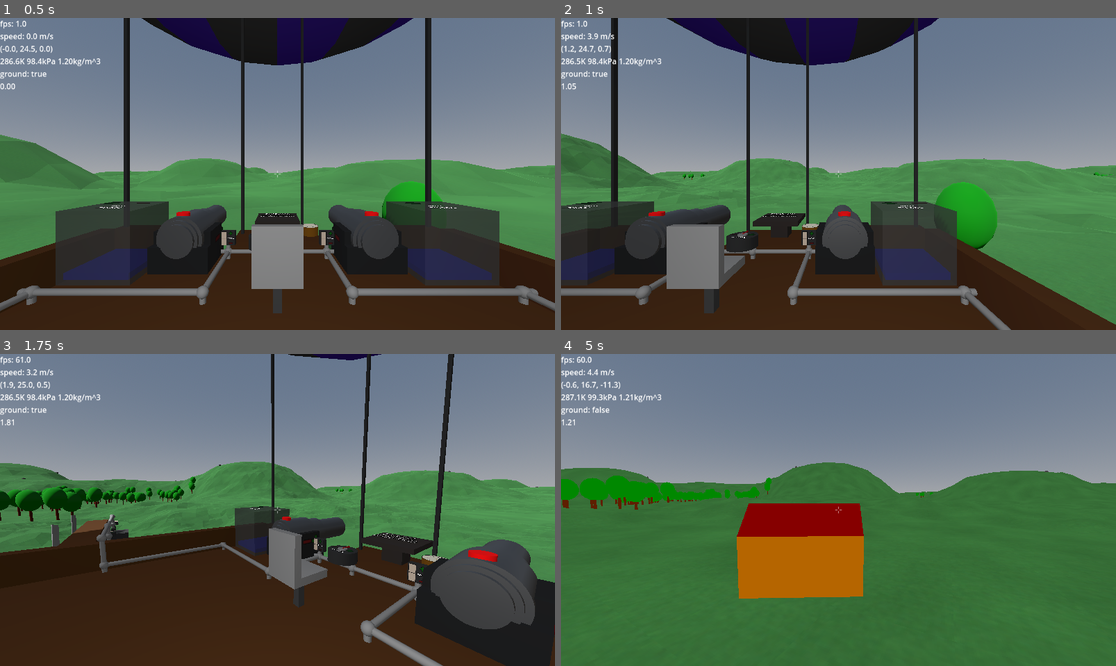
Above: before the commit, frames 1-4 (two rows, left to right).
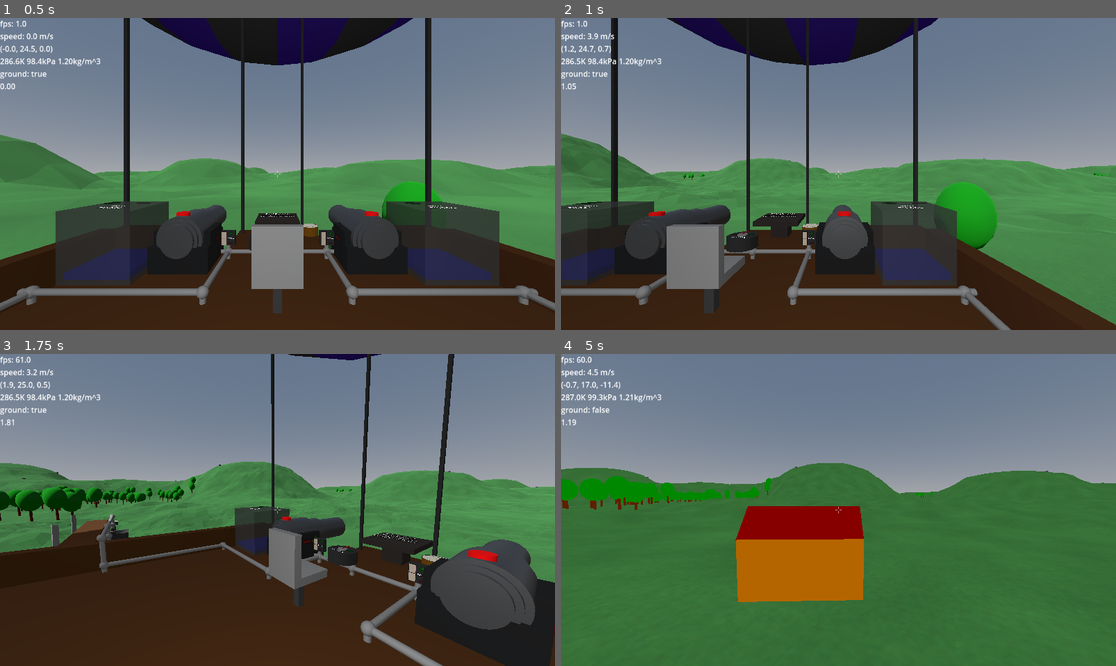
Above: after the commit, the same moments.

Repository: jmdejong/airships
Game: Godot game, scene res://scenes/world.tscn
Same seed, same stepped clock (60 frames per second), same inputs: the game is played once before the commit and once after it.
Inputs (mouse positions are in pixels of both pictures, inside the frame that each line leads up to):
- Up to frame 1 (0.5 s): no input
- Up to frame 2 (1 s): move the mouse to (960, 158) at 0.52 s; hold D (right) from 0.53 s (still down); click (960, 158) at 0.6 s
- Up to frame 3 (1.75 s): move the mouse to (249, 510) at 1.27 s; release D (right) at 1.28 s; hold W (forwards) from 1.28 s (still down); tap Mouse wheel down (rotate_left) at 1.35 s; click (249, 510) at 1.42 s
- Up to frame 4 (5 s): keep holding W (forwards); move the mouse to (849, 503) at 2.02 s; tap one key every 0.75 s from 2.1 s: Mouse wheel up (rotate_right) Shift (sprint) P (switch_render) B (toggle_build); click (849, 503) at 2.17 s; move the mouse to (832, 516) at 2.77 s; click (832, 516) at 2.92 s; move the mouse to (877, 513) at 3.52 s; click (877, 513) at 3.67 s; move the mouse to (794, 506) at 4.27 s; click (794, 506) at 4.42 s

Frame 1 is identical in both runs. In frame 2, 0.1% of the frame differs, in the area x 0-100%, y 0-99%; in frame 3, less than 0.1%; in frame 4, 0.9%, in the area x 0-99%, y 4-80%.

Commit message:
building uses meshes and collisionshapes of component itself instead of separate preview

Diff:
--- a/code/build.gd
+++ b/code/build.gd
@@ -16,7 +16,7 @@
 	if component == null:
 		preview = null
 	else:
-		preview = component.preview.instantiate()
+		preview = component.factory.call().preview()
 		%BuildPreview.add_child(preview)
 
 func place_preview() -> void:
@@ -32,9 +32,7 @@
 			return
 		var area: AABB = rotation_transform * build_component.area
 		var center_offset: Vector3 = n * area.size / 2.0
-		# I don't understand why tf the Y axis should have a negative corretion
-		# todo: understand this
-		component_position = (p + Vector3(0.5, -0.5, 0.5) * Global.block_size + center_offset - area.get_center()).snappedf(Global.block_size)
+		component_position = (p + center_offset - area.get_center()).snappedf(Global.block_size)
 		%BuildPreview.global_position = collider.to_global(component_position)
 		preview.valid = !preview.has_overlapping_bodies()
 	else:
--- a/code/component_blueprint.gd
+++ b/code/component_blueprint.gd
@@ -2,12 +2,10 @@
 extends RefCounted
 
 var factory: Callable
-var preview: PackedScene
 var area: AABB
 
-func _init(factory: Callable, preview: PackedScene, area: AABB):
+func _init(factory: Callable, area: AABB):
 	self.factory = factory
-	self.preview = preview
 	self.area = area
 
 func create() -> Component:
@@ -17,13 +15,11 @@
 
 static var WoodBlock: ComponentBlueprint = ComponentBlueprint.new(
 	(func() -> Component: var node: Component = preload("res://scenes/components/wood_panel.tscn").instantiate();node.size = Vector3.ONE * Global.block_size;return node),
-	preload("res://scenes/previews/woodblock.tscn"),
-	AABB(-Global.block_center, Vector3.ONE*Global.block_size),
+	AABB(Vector3.ZERO, Vector3.ONE*Global.block_size),
 )
 static var EngineHor: ComponentBlueprint = ComponentBlueprint.new(
 	func(): return preload("res://scenes/components/engine.tscn").instantiate(),
-	preload("res://scenes/previews/engine.tscn"),
-	AABB(-Vector3.ONE*Global.block_size, Vector3(1.5, 1.0, 1.0))
+	AABB(Vector3.ZERO, Vector3(1.5, 1.0, 1.0))
 )
 
 static var components: Dictionary[ComponentType, ComponentBlueprint] = {
--- a/code/components/base_component.gd
+++ b/code/components/base_component.gd
@@ -48,3 +48,33 @@
 	var connected: Array[Component] = []
 	connected.assign($Connection.get_overlapping_areas().map(func(area): return area.get_parent()))
 	return connected
+
+func preview() -> Preview:
+	var node: Preview = preload("res://scenes/preview.tscn").instantiate()
+	var meshes: Array[MeshInstance3D] = []
+	var collisions: Array[CollisionShape3D] = []
+	calculate_child_shapes(self, Transform3D.IDENTITY, meshes, collisions)
+	for mesh: MeshInstance3D in meshes:
+		mesh.add_to_group("visual")
+		node.add_child(mesh)
+	for shape: CollisionShape3D in collisions:
+		node.add_child(shape)
+	return node
+
+func calculate_child_shapes(node: Node3D, tf: Transform3D, meshes: Array[MeshInstance3D], collisions: Array[CollisionShape3D]):
+	if !node.visible or node is CollisionObject3D and node != self:
+		return
+	if node is MeshInstance3D:
+		var mesh: MeshInstance3D = MeshInstance3D.new()
+		mesh.transform = tf
+		mesh.mesh = node.mesh.duplicate()
+		meshes.append(mesh)
+	if node is CollisionShape3D:
+		var shape: CollisionShape3D = CollisionShape3D.new()
+		shape.transform = tf
+		shape.scale *= 0.99
+		shape.shape = node.shape.duplicate()
+		collisions.append(shape)
+	for child in node.get_children():
+		if child is Node3D:
+			calculate_child_shapes(child, tf * child.transform, meshes, collisions)
--- a/code/components/component.gd
+++ b/code/components/component.gd
@@ -1,3 +1,4 @@
+@abstract
 class_name Component
 extends Node3D
 
@@ -8,9 +9,8 @@
 @warning_ignore("unused_signal")
 signal changed_shapes
 
-func physics_properties() -> PhysicsProperties:
-	assert(false, "Abstract method")
-	return null
+@abstract
+func physics_properties() -> PhysicsProperties
 
 func forces() -> Array[Force]:
 	return []
@@ -18,12 +18,14 @@
 func shapes() -> Array[CollisionShape3D]:
 	return []
 
-func all_components() -> Array[Component]:
-	assert(false, "Abstract method")
-	return [self]
+@abstract
+func all_components() -> Array[Component]
 
 func get_ship() -> Airship:
 	var parent: Node = get_parent()
 	while parent != null and not parent is Airship:
 		parent = parent.get_parent()
 	return parent
+
+func preview() -> Node3D:
+	return
--- a/code/components/connected_checker.gd
+++ b/code/components/connected_checker.gd
@@ -1,5 +1,6 @@
 extends Area3D
 
+var old_is_conn: bool
 func _ready() -> void:
 	update(null)
 
@@ -14,7 +15,9 @@
 			break
 	get_parent().visible = is_conn
 	get_parent().disabled = !is_conn
-	component.changed_shapes.emit()
+	if is_conn != old_is_conn:
+		component.changed_shapes.emit()
+	old_is_conn = is_conn
 
 func _on_area_entered(_area: Area3D) -> void:
 	update(null)
--- a/code/preview.gd
+++ b/code/preview.gd
@@ -1,3 +1,4 @@
+class_name Preview
 extends Area3D
 
 var valid_overlay: Material = preload("res://materials/build/valid_preview.tres")
--- a/scenes/components/chair.tscn
+++ b/scenes/components/chair.tscn
@@ -22,7 +22,7 @@
 size = Vector3(0.45, 0.125, 0.45)
 
 [sub_resource type="BoxShape3D" id="BoxShape3D_5b6ql"]
-size = Vector3(0.1, 0.1, 0.1)
+size = Vector3(0.3, 0.1, 0.3)
 
 [node name="Chair" type="Node3D"]
 script = ExtResource("1_f307t")
--- a/scenes/components/engine.tscn
+++ b/scenes/components/engine.tscn
@@ -44,8 +44,15 @@
 material = SubResource("StandardMaterial3D_e4l0a")
 size = Vector3(0.05, 0.05, 0.05)
 
+[sub_resource type="BoxShape3D" id="BoxShape3D_e4l0a"]
+size = Vector3(0.5, 2, 2)
+
 [node name="Engine" type="Node3D"]
 script = ExtResource("1_rrhl7")
+power_channel = null
+power = null
+mass_ = null
+volume = null
 
 [node name="CollisionShape3D" type="CollisionShape3D" parent="."]
 transform = Transform3D(1, 0, 0, 0, 1, 0, 0, 0, 1, 0.5, 0.5, 0.5)
@@ -150,4 +157,10 @@
 visible = false
 mesh = SubResource("BoxMesh_rrhl7")
 
+[node name="Preview" type="Node3D" parent="."]
+
+[node name="CollisionShape3D" type="CollisionShape3D" parent="Preview"]
+transform = Transform3D(1, 0, 0, 0, 1, 0, 0, 0, 1, 1.25, 0.5, 0.5)
+shape = SubResource("BoxShape3D_e4l0a")
+
 [connection signal="typed_changed" from="SignalConnection" to="." method="_on_signal_connection_typed_changed"]
--- /dev/null
+++ b/scenes/preview.tscn
@@ -0,0 +1,8 @@
+[gd_scene load_steps=2 format=3 uid="uid://iqwgtgl8sf87"]
+
+[ext_resource type="Script" uid="uid://7a33njbtkfx8" path="res://code/preview.gd" id="1_lbu0d"]
+
+[node name="Preview" type="Area3D"]
+collision_layer = 0
+collision_mask = 67
+script = ExtResource("1_lbu0d")
--- a/scenes/previews/engine.tscn
+++ /dev/null
@@ -1,46 +0,0 @@
-[gd_scene load_steps=8 format=3 uid="uid://bk33qurmbm005"]
-
-[ext_resource type="Script" uid="uid://7a33njbtkfx8" path="res://code/preview.gd" id="1_bm88b"]
-[ext_resource type="Material" uid="uid://c0ualx0f2hu7y" path="res://materials/build/preview.tres" id="2_af055"]
-
-[sub_resource type="BoxShape3D" id="BoxShape3D_6v37h"]
-size = Vector3(1.45, 0.95, 0.95)
-
-[sub_resource type="StandardMaterial3D" id="StandardMaterial3D_dxaiv"]
-albedo_color = Color(0.26, 0.26, 0.26, 1)
-
-[sub_resource type="BoxMesh" id="BoxMesh_bm88b"]
-material = SubResource("StandardMaterial3D_dxaiv")
-size = Vector3(1, 0.7, 0.7)
-
-[sub_resource type="BoxMesh" id="BoxMesh_af055"]
-size = Vector3(0.125, 0.125, 1)
-
-[sub_resource type="BoxMesh" id="BoxMesh_uxhyp"]
-size = Vector3(0.25, 0.125, 0.125)
-
-[node name="Engine" type="Area3D"]
-collision_layer = 0
-collision_mask = 67
-script = ExtResource("1_bm88b")
-
-[node name="CollisionShape3D" type="CollisionShape3D" parent="."]
-transform = Transform3D(1, 0, 0, 0, 1, 0, 0, 0, 1, 0.75, 0.5, 0.5)
-shape = SubResource("BoxShape3D_6v37h")
-
-[node name="MeshInstance3D" type="MeshInstance3D" parent="." groups=["visual"]]
-transform = Transform3D(1, 0, 0, 0, 1, 0, 0, 0, 1, 0.5, 0.5, 0.5)
-material_override = ExtResource("2_af055")
-mesh = SubResource("BoxMesh_bm88b")
-
-[node name="Rotor" type="Node3D" parent="MeshInstance3D"]
-transform = Transform3D(1, 0, 0, 0, 1, 0, 0, 0, 1, 0.75, 0, 0)
-
-[node name="Propellor" type="MeshInstance3D" parent="MeshInstance3D/Rotor" groups=["visual"]]
-material_override = ExtResource("2_af055")
-mesh = SubResource("BoxMesh_af055")
-
-[node name="Axle" type="MeshInstance3D" parent="MeshInstance3D/Rotor" groups=["visual"]]
-transform = Transform3D(1, 0, 0, 0, 1, 0, 0, 0, 1, -0.125, 0, 0)
-material_override = ExtResource("2_af055")
-mesh = SubResource("BoxMesh_uxhyp")
--- a/scenes/previews/woodblock.tscn
+++ /dev/null
@@ -1,24 +0,0 @@
-[gd_scene load_steps=5 format=3 uid="uid://dt2l34ey576cd"]
-
-[ext_resource type="Script" uid="uid://7a33njbtkfx8" path="res://code/preview.gd" id="1_dl7gd"]
-[ext_resource type="Material" uid="uid://c0ualx0f2hu7y" path="res://materials/build/preview.tres" id="2_rkhw5"]
-
-[sub_resource type="BoxMesh" id="BoxMesh_6v37h"]
-size = Vector3(0.5, 0.5, 0.5)
-
-[sub_resource type="BoxShape3D" id="BoxShape3D_6v37h"]
-size = Vector3(0.45, 0.45, 0.45)
-
-[node name="Woodblock" type="Area3D"]
-collision_layer = 0
-collision_mask = 67
-script = ExtResource("1_dl7gd")
-
-[node name="MeshInstance3D" type="MeshInstance3D" parent="." groups=["visual"]]
-transform = Transform3D(1, 0, 0, 0, 1, 0, 0, 0, 1, 0.25, 0.25, 0.25)
-material_override = ExtResource("2_rkhw5")
-mesh = SubResource("BoxMesh_6v37h")
-
-[node name="CollisionShape3D" type="CollisionShape3D" parent="."]
-transform = Transform3D(1, 0, 0, 0, 1, 0, 0, 0, 1, 0.25, 0.25, 0.25)
-shape = SubResource("BoxShape3D_6v37h")
--- /dev/null
+++ b/scenes/ships/platform.tscn
@@ -0,0 +1,22 @@
+[gd_scene load_steps=3 format=3 uid="uid://s7qd843d1ay0"]
+
+[ext_resource type="PackedScene" uid="uid://bacp7ifjnlyi6" path="res://scenes/airship.tscn" id="1_ld1wd"]
+[ext_resource type="PackedScene" uid="uid://gag3g3ctvxpx" path="res://scenes/components/wood_panel.tscn" id="2_lu00m"]
+
+[node name="Platform" instance=ExtResource("1_ld1wd")]
+
+[node name="WoodPanel" parent="Components" index="1" instance=ExtResource("2_lu00m")]
+transform = Transform3D(1, 0, 0, 0, 1, 0, 0, 0, 1, -10, -1.9936124e-09, -10)
+size = Vector3(20, 1, 20)
+
+[node name="WoodPanel2" parent="Components" index="2" instance=ExtResource("2_lu00m")]
+transform = Transform3D(1, 0, 0, 0, 1, 0, 0, 0, 1, -10, 10, -10)
+size = Vector3(10, 1, 20)
+
+[node name="WoodPanel3" parent="Components" index="3" instance=ExtResource("2_lu00m")]
+transform = Transform3D(1, 0, 0, 0, 1, 0, 0, 0, 1, 0, 1, -10)
+size = Vector3(0.25, 10, 20)
+
+[node name="WoodPanel4" parent="Components" index="4" instance=ExtResource("2_lu00m")]
+transform = Transform3D(1, 0, 0, 0, 1, 0, 0, 0, 1, 0.25, 1, -0.25)
+size = Vector3(10, 15, 0.25)
--- a/scenes/world.tscn
+++ b/scenes/world.tscn
@@ -9,6 +9,7 @@
 [ext_resource type="PackedScene" uid="uid://b7d18yub2hl4u" path="res://scenes/ground.tscn" id="6_qfnet"]
 [ext_resource type="PackedScene" uid="uid://bxgiwy7folhqu" path="res://scenes/structures/tree.tscn" id="7_4mrxx"]
 [ext_resource type="PackedScene" uid="uid://7aus8kw62omx" path="res://scenes/structures/small_tree.tscn" id="8_7r4gi"]
+[ext_resource type="PackedScene" uid="uid://s7qd843d1ay0" path="res://scenes/ships/platform.tscn" id="10_w7kh3"]
 
 [sub_resource type="ProceduralSkyMaterial" id="ProceduralSkyMaterial_rwgxs"]
 
@@ -94,3 +95,6 @@
 
 [node name="Tree2" parent="CentralVillage" instance=ExtResource("7_4mrxx")]
 transform = Transform3D(1, 0, 0, 0, 1, 0, 0, 0, 1, 32, 0, -16)
+
+[node name="Platform" parent="." instance=ExtResource("10_w7kh3")]
+transform = Transform3D(1, 0, 0, 0, 1, 0, 0, 0, 1, 43, 10, 16)
Not shown: 1 places in scenes/components/engine.tscn that only renumber resources
Not shown: 1 places in scenes/world.tscn that only renumber resources
Not shown, changed: tools/allow_http.sh
